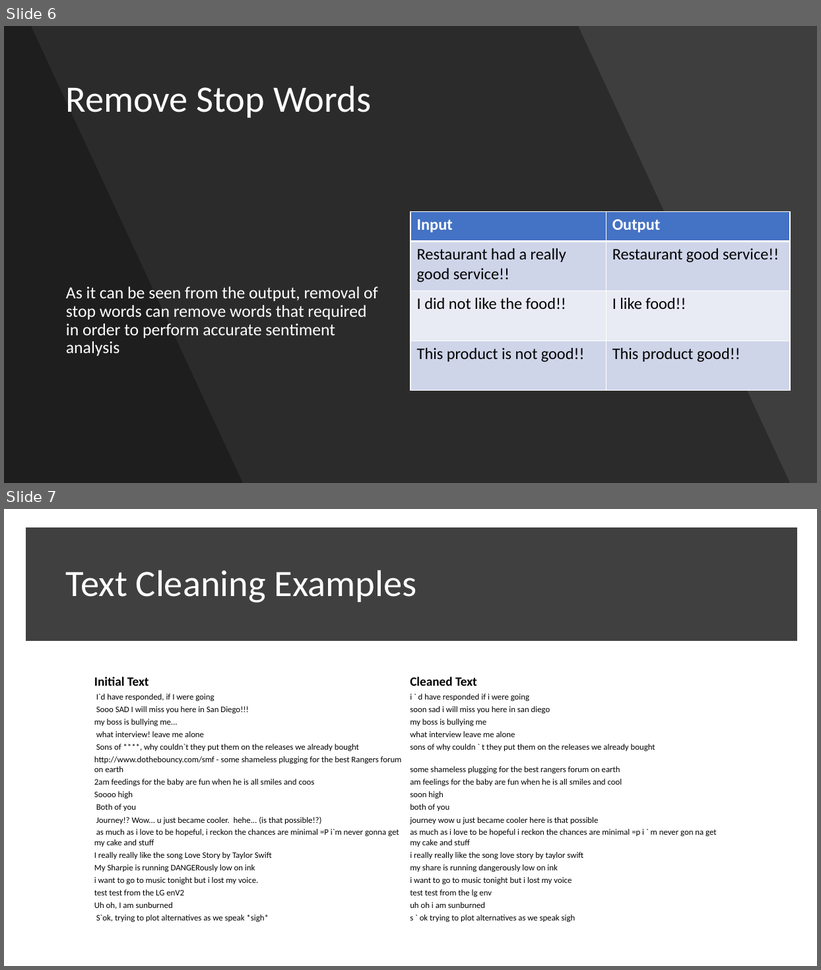
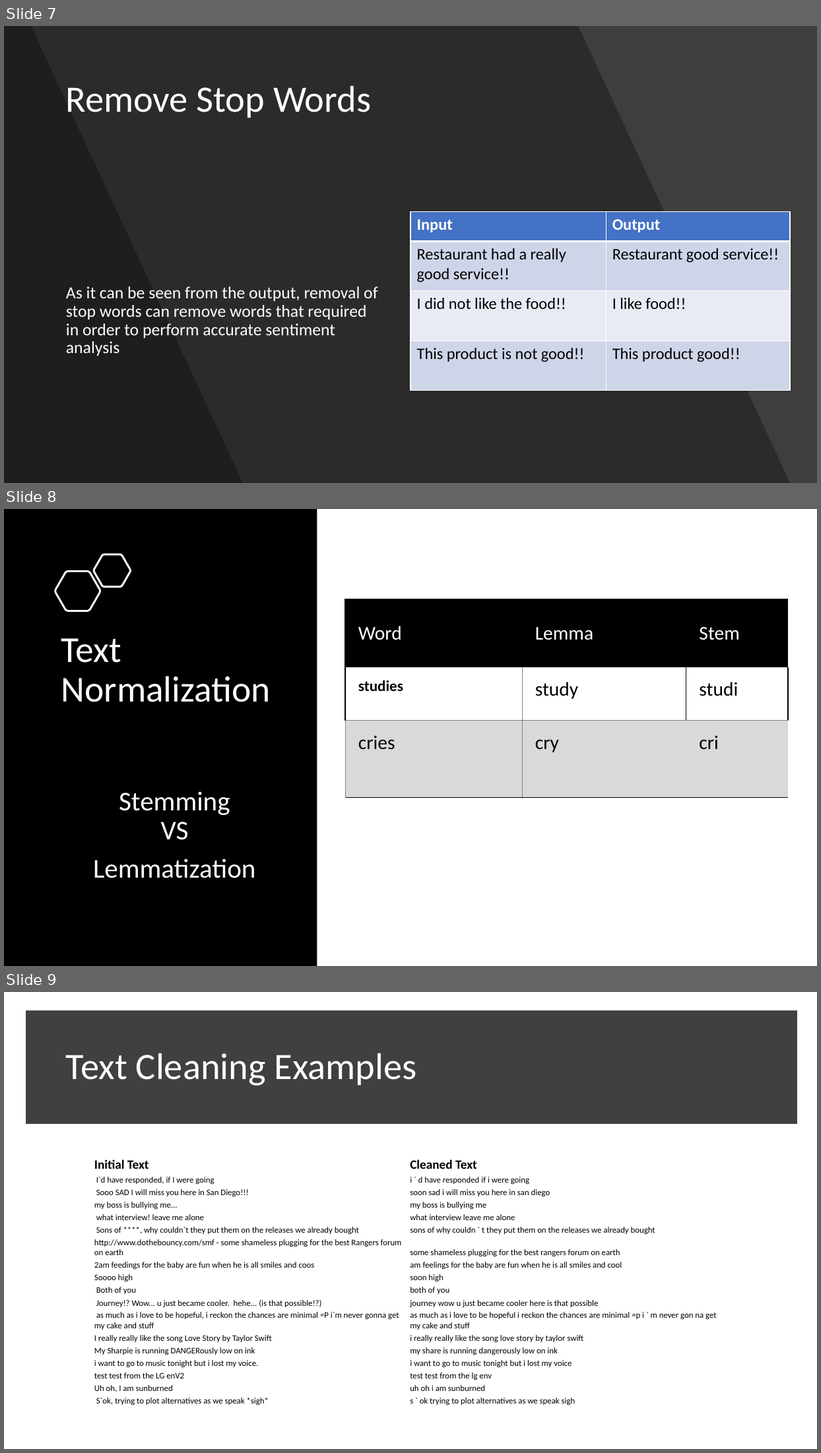
Before and after one commit to mixaverros88/Tweet_Sentiment_Extraction, a slide deck: presentation/Presentation.pptx. Shown one above the other, each under a label of ours: slides 6 and 7 before the commit, slides 7, 8 and 9 after it. The pictures are 821x970 and 821x1453 pixels, drawn with LibreOffice and Linux fonts; fonts in the diff are those of the drawing. Boxes give left, top, right and bottom in pixels: in the first picture for what was removed or moved away, otherwise in the second. Text is boxed around its words. In the diff, an @@ line names an element or a change of style, - is before the commit and + after.

```diff
--- a/presentation/Presentation.pptx
+++ b/presentation/Presentation.pptx
@@ slide 8 added at box(4, 509, 817, 966), background #FFFFFF @@
@@ rectangle added at box(4, 509, 317, 966), fill #000000 @@
@@ freeform shape added at box(94, 555, 130, 587), outline #FFFFFF 2.25 pt @@
@@ freeform shape added at box(55, 571, 100, 611), outline #FFFFFF 2.25 pt @@
@@ table added at box(346, 599, 789, 797), 3 rows, 3 columns @@
+Word | Lemma | Stem
+studies | study | studi
+cries | cry | cri
@@ title added at box(61, 638, 271, 702), 43.2 pt, text #FFFFFF @@
+Text Normalization
@@ text added at box(93, 792, 255, 879), 32 pt, text #FFFFFF @@
+Stemming
+VS
+Lemmatization
@@ what was slide 6 is now slide 7 @@
@@ what was slide 7 is now slide 9 @@
```
Also in this commit, not shown: 4 slides changed, 1 other slide added, 17 other files.
